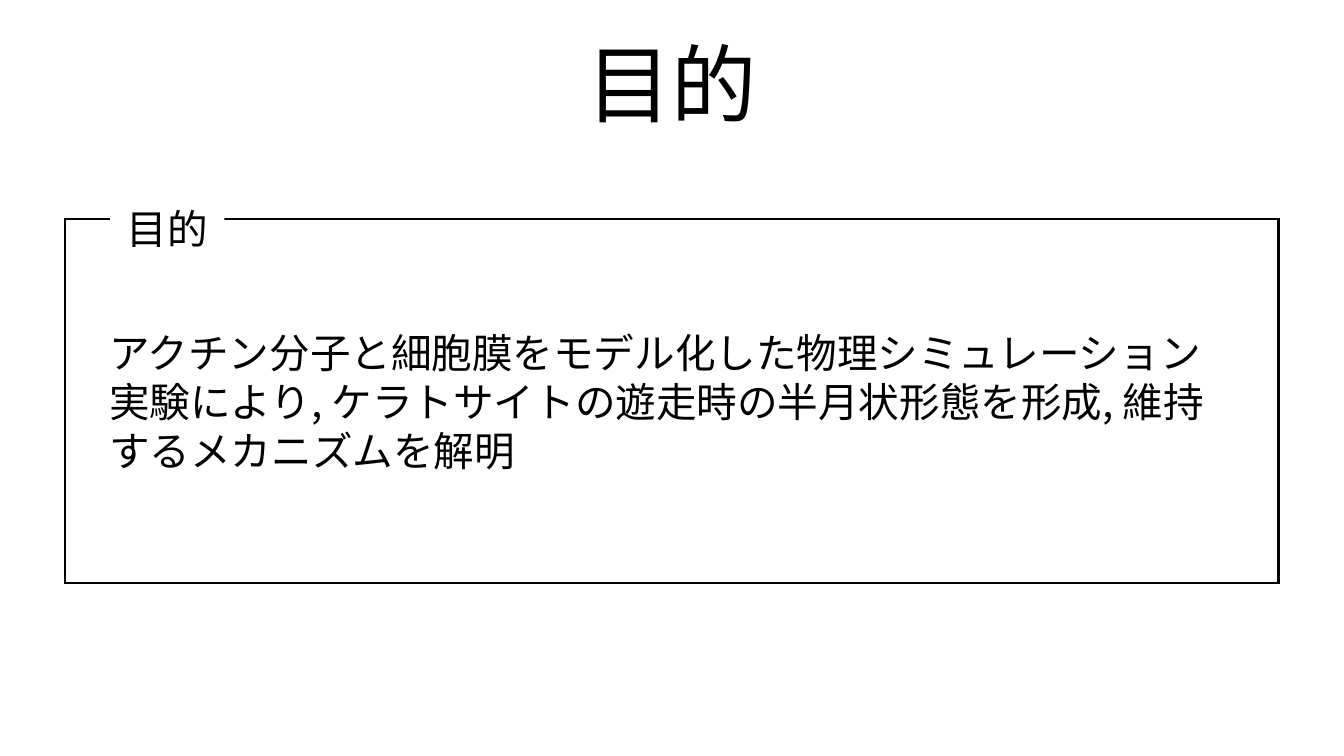
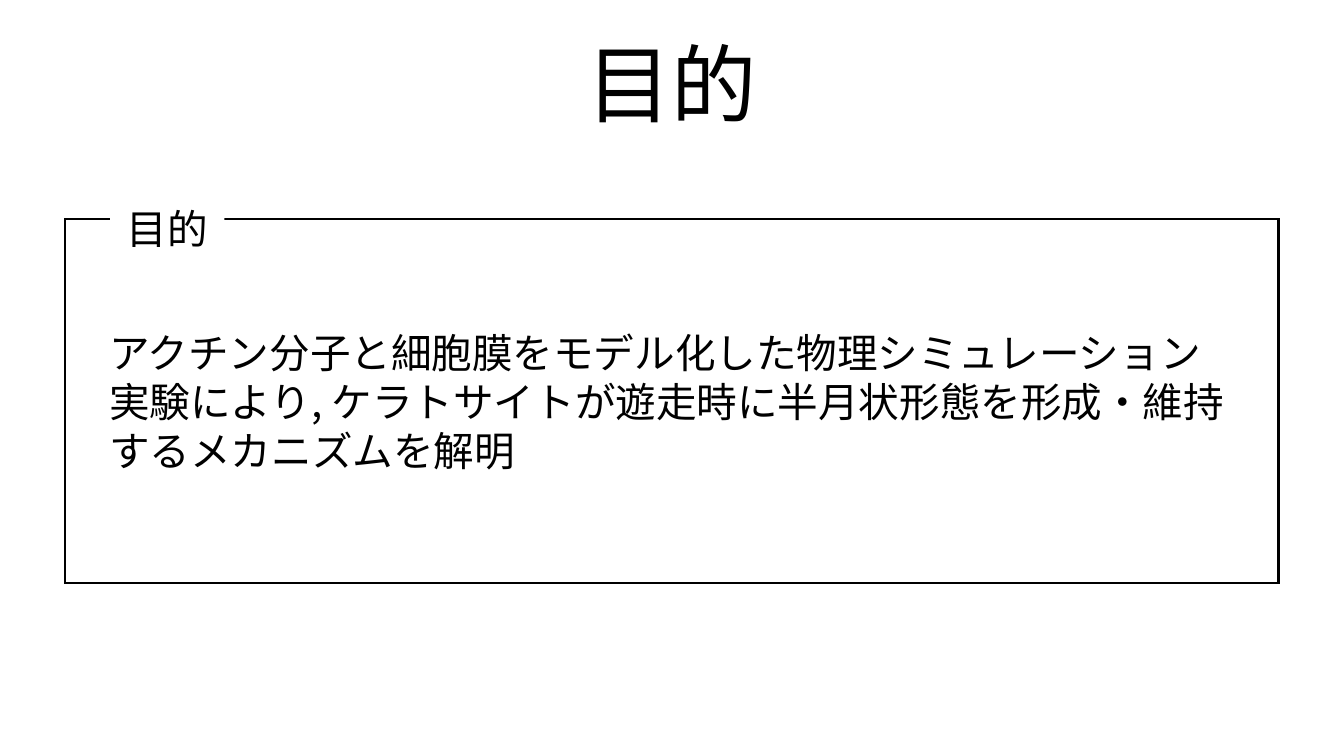
Before and after one commit to tokumaga81/ackera, a slide deck: slide 9 of tokunaga_mp.pptx. Drawn at 1344x756 pixels with LibreOffice and Linux fonts; fonts in the diff are those of the drawing. Boxes give left, top, right and bottom in pixels: in the first picture for what was removed or moved away, otherwise in the second. Text is boxed around its words. In the diff, an @@ line names an element or a change of style, - is before the commit and + after.

```diff
--- a/tokunaga_mp.pptx
+++ b/tokunaga_mp.pptx
@@ text at box(109, 333, 1224, 470): text changed @@
-アクチン分子と細胞膜をモデル化した物理シミュレーション実験により, ケラトサイトの遊走時の半月状形態を形成, 維持するメカニズムを解明
+アクチン分子と細胞膜をモデル化した物理シミュレーション実験により, ケラトサイトが遊走時に半月状形態を形成・維持するメカニズムを解明
```
Also in this commit, not shown: 20 other slides changed, 1 other file.
